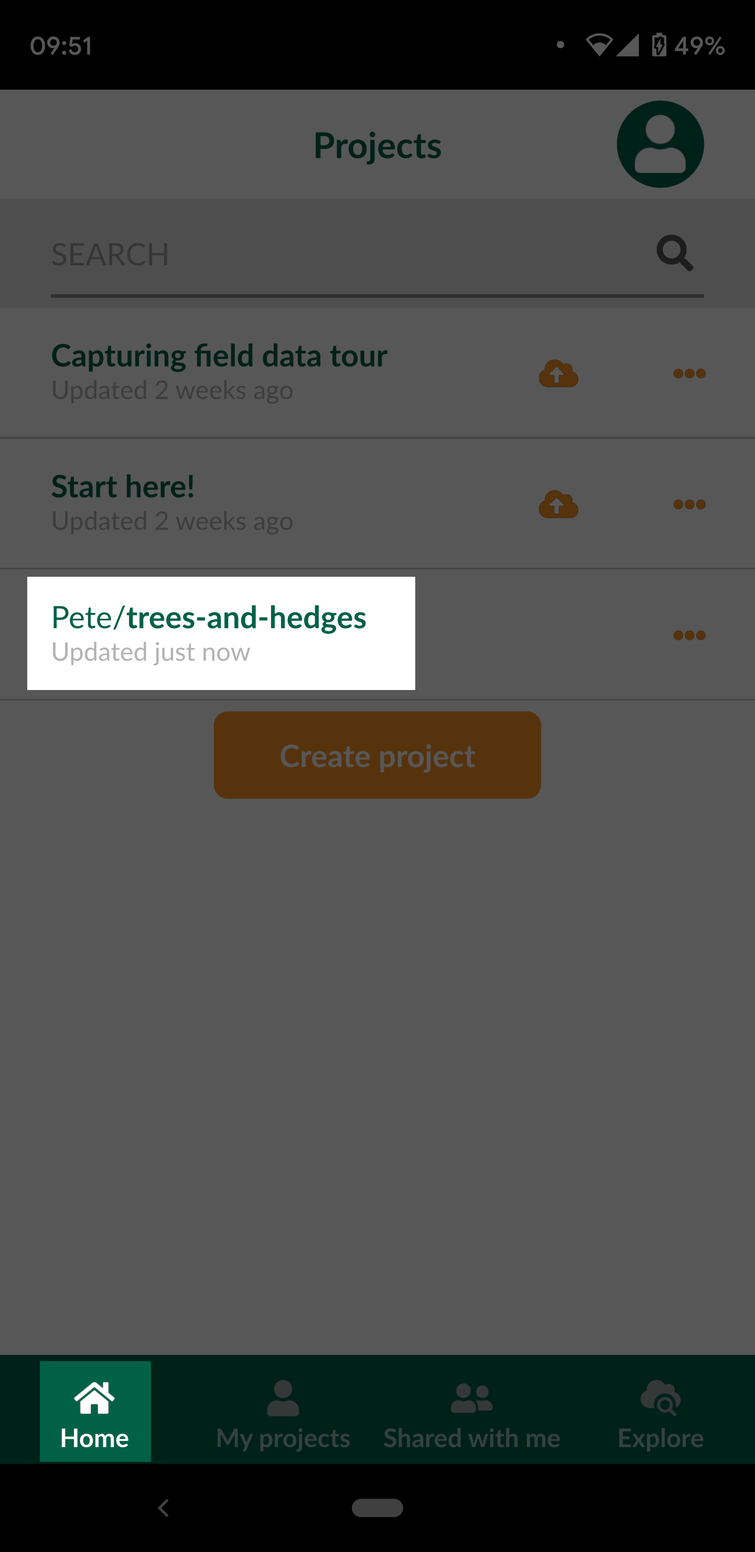
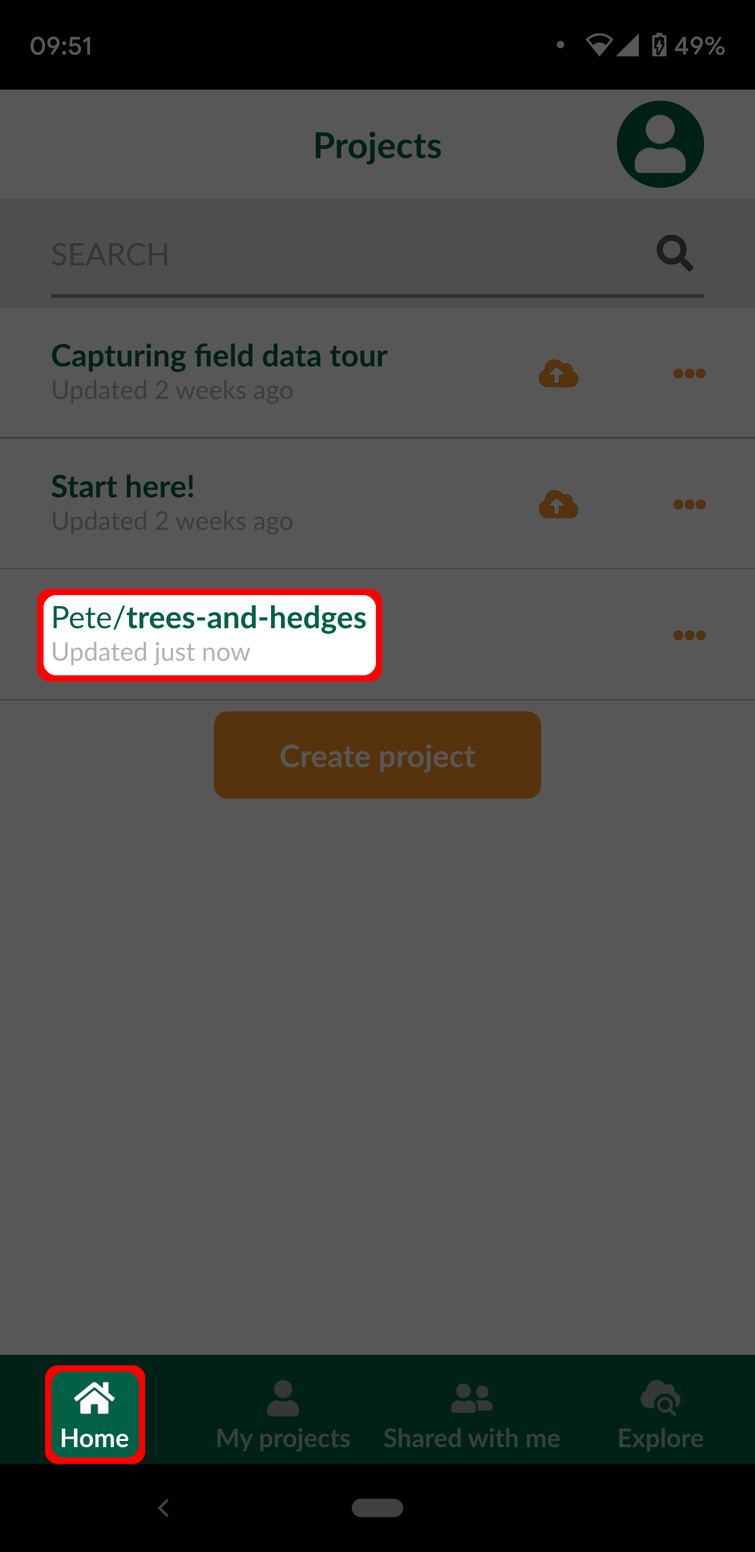
Layer changes from the first 755px x 1552px image to the second:
added layer "Red" above "Black" over [37, 588, 383, 1465]
painted on "Black" over [27, 576, 416, 1463]
